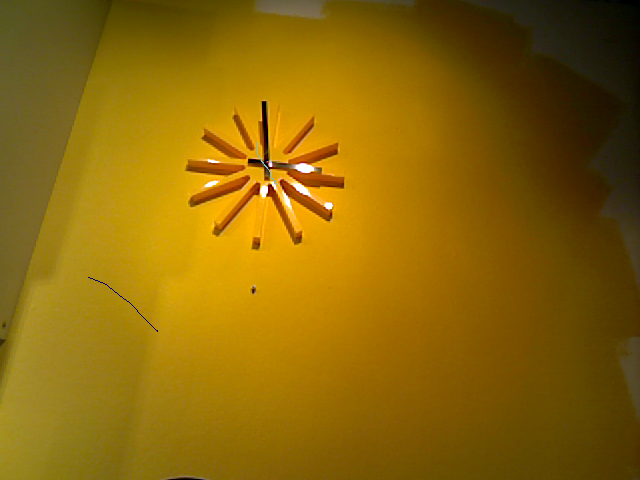
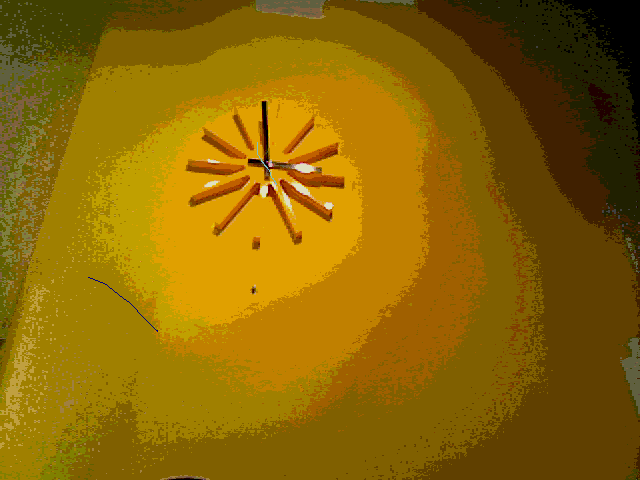
Revision of a layered 640×480 image; what changed, layer by layer:
painted on "29.png" over (0, 0, 640, 480)
